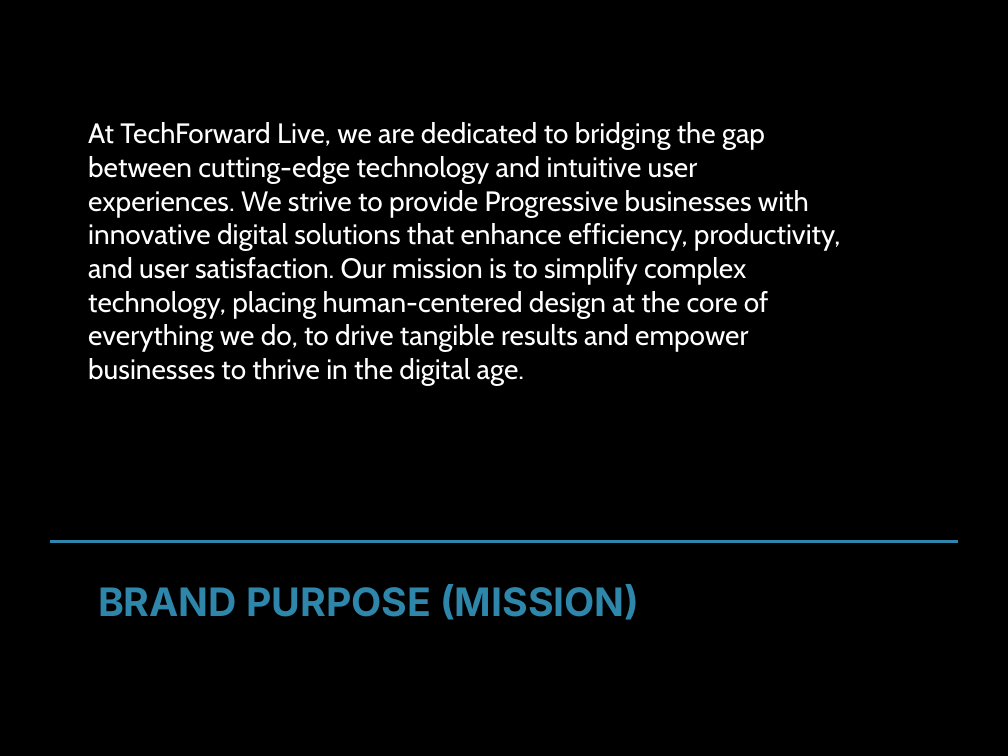
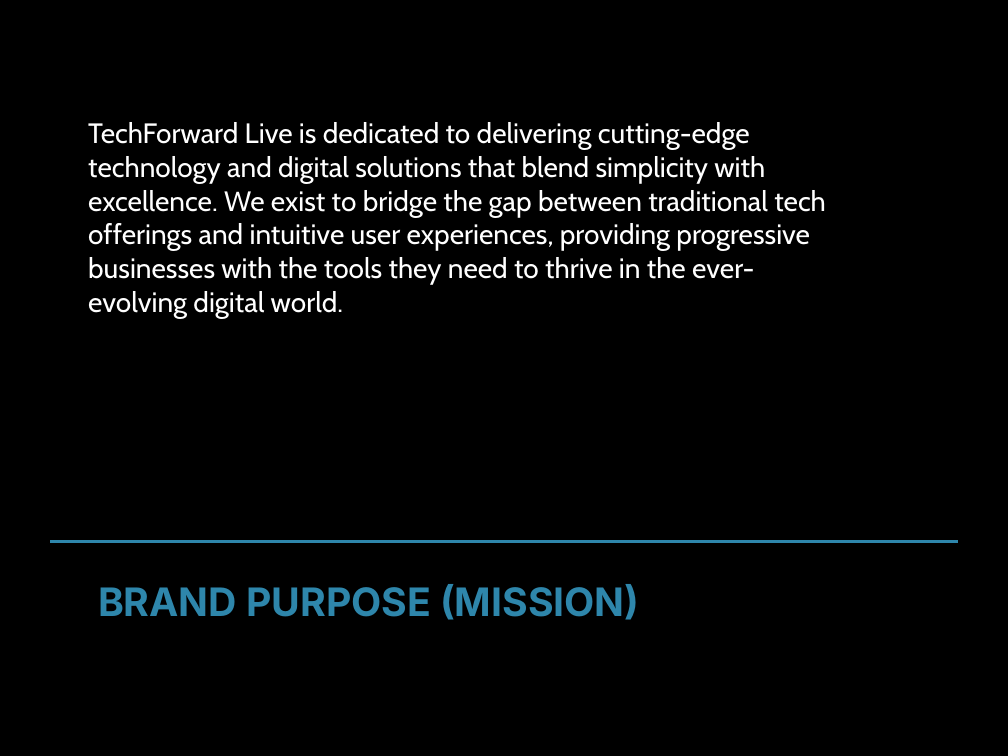
Before and after one commit to md-anas-sabah/brand_book_generator_crewai, a slide deck: slide 5 of output/techforward_live/techforward_live_enhanced_brand_book.pptx. Drawn at 1008x756 pixels with LibreOffice and Linux fonts; fonts in the diff are those of the drawing. Boxes give left, top, right and bottom in pixels: in the first picture for what was removed or moved away, otherwise in the second. Text is boxed around its words. In the diff, an @@ line names an element or a change of style, - is before the commit and + after.

```diff
--- a/output/techforward_live/techforward_live_enhanced_brand_book.pptx
+++ b/output/techforward_live/techforward_live_enhanced_brand_book.pptx
@@ text at bbox=[88, 122, 826, 318]: text changed @@
-At TechForward Live, we are dedicated to bridging the gap between cutting-edge technology and intuitive user experiences. We strive to provide Progressive businesses with innovative digital solutions that enhance efficiency, productivity, and user satisfaction. Our mission is to simplify complex technology, placing human-centered design at the core of everything we do, to drive tangible results and empower businesses to thrive in the digital age.
+TechForward Live is dedicated to delivering cutting-edge technology and digital solutions that blend simplicity with excellence. We exist to bridge the gap between traditional tech offerings and intuitive user experiences, providing progressive businesses with the tools they need to thrive in the ever-evolving digital world.
```
Also in this commit, not shown: 7 other slides changed, 1 slide added, 1 slide removed, 1 other file.
